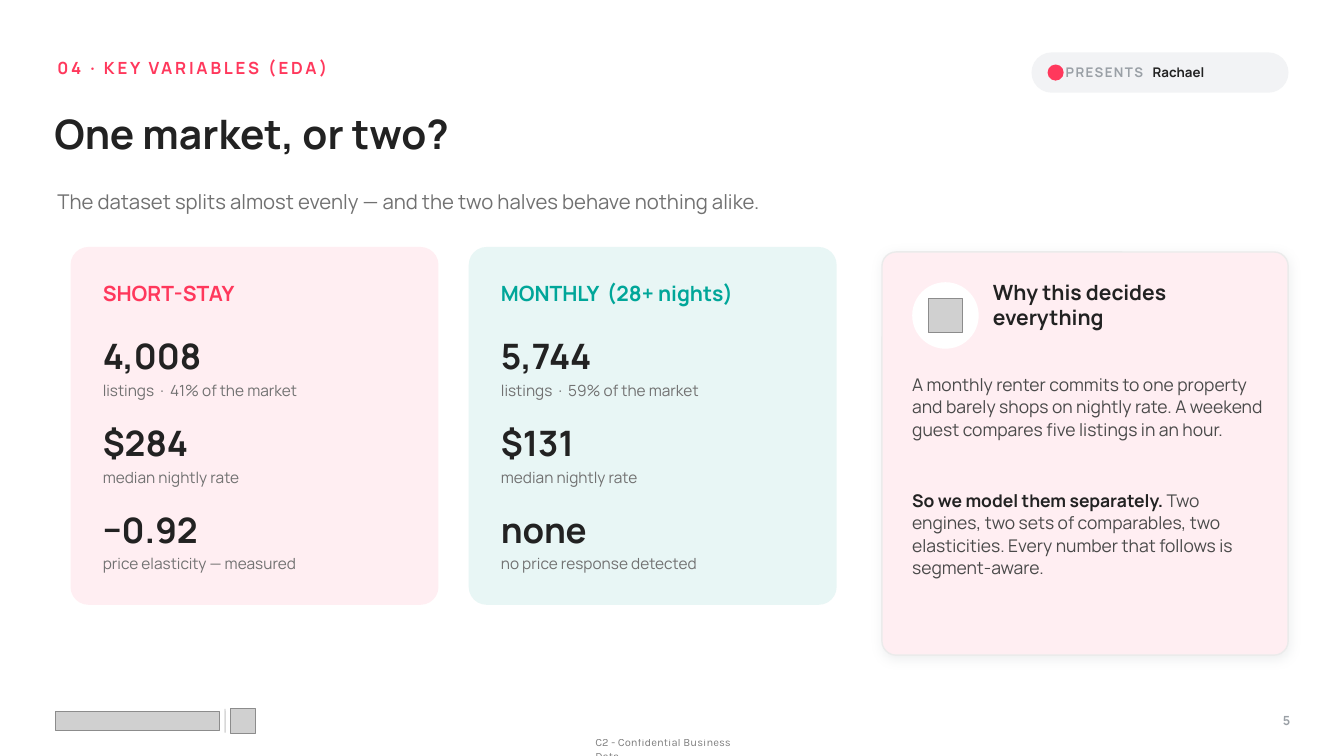
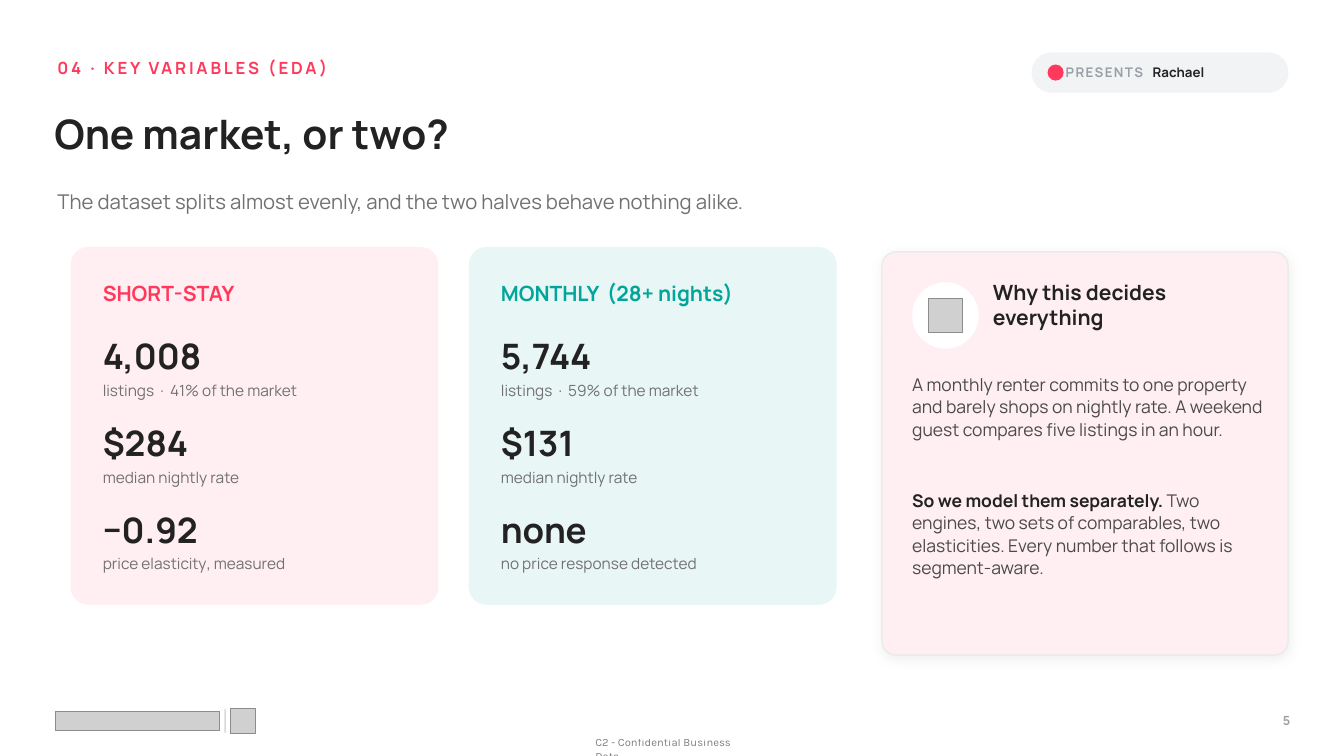
Before and after one commit to mkdn007/Cornell-Airbnb-Capstone, a slide deck: slide 5 of Airbnb Pricing Deck.pptx. Drawn at 1344x756 pixels with LibreOffice and Linux fonts; fonts in the diff are those of the drawing; grey boxes stand for pictures. Boxes give left, top, right and bottom in pixels: in the first picture for what was removed or moved away, otherwise in the second. Text is boxed around its words. In the diff, an @@ line names an element or a change of style, - is before the commit and + after.

```diff
--- a/Airbnb Pricing Deck.pptx
+++ b/Airbnb Pricing Deck.pptx
@@ text at box(57, 194, 743, 214): text changed @@
-The dataset splits almost evenly — and the two halves behave nothing alike.
+The dataset splits almost evenly, and the two halves behave nothing alike.
@@ text at box(103, 558, 285, 573): text changed @@
-price elasticity — measured
+price elasticity, measured
```
Also in this commit, not shown: 16 other slides changed, 1 other file.
